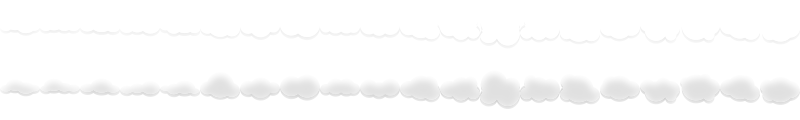
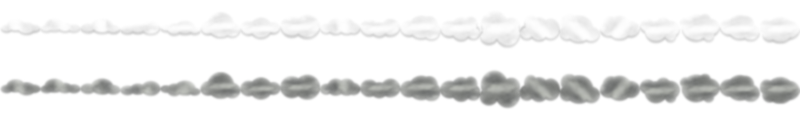
Revision of a layered 800 x 120 image; what changed, layer by layer:
added layer "Layer 12 copy" above "Layer 12" over [0, 11, 800, 110]
hid "Layer 8 copy 2" over [0, 11, 800, 109]
